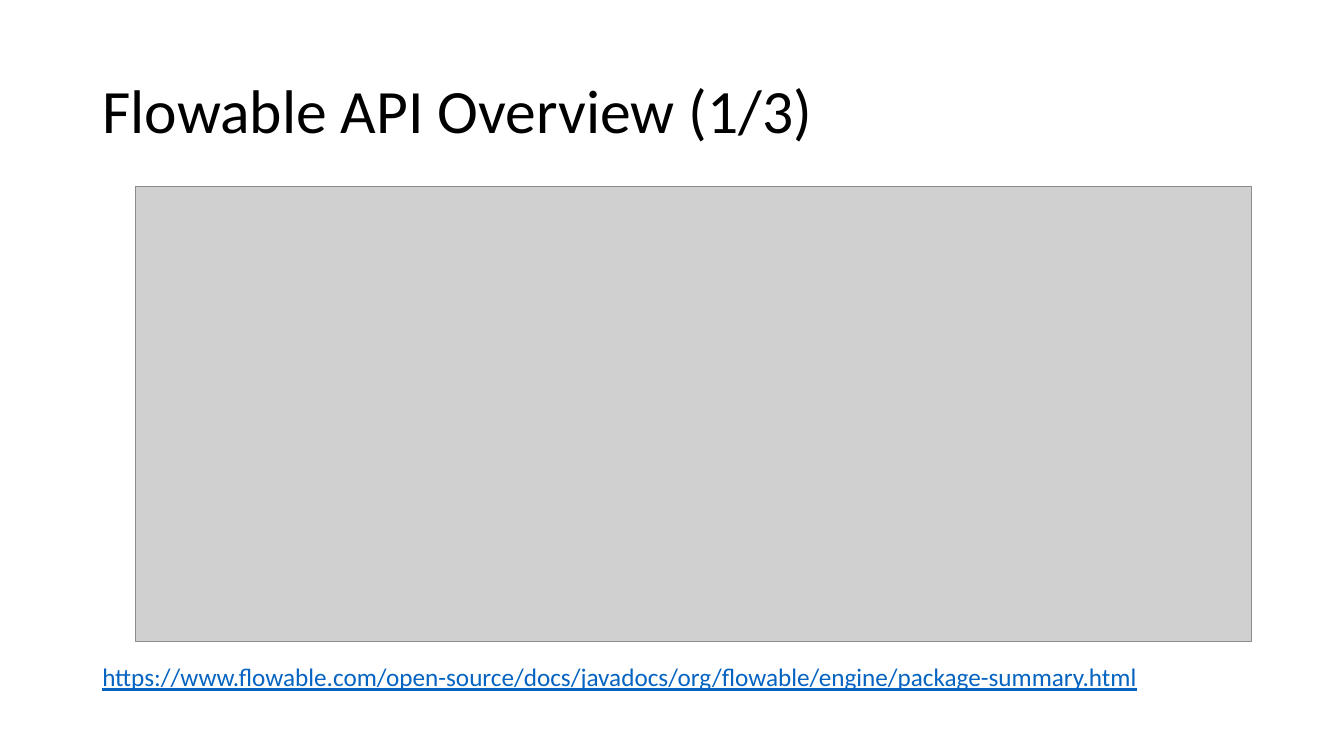
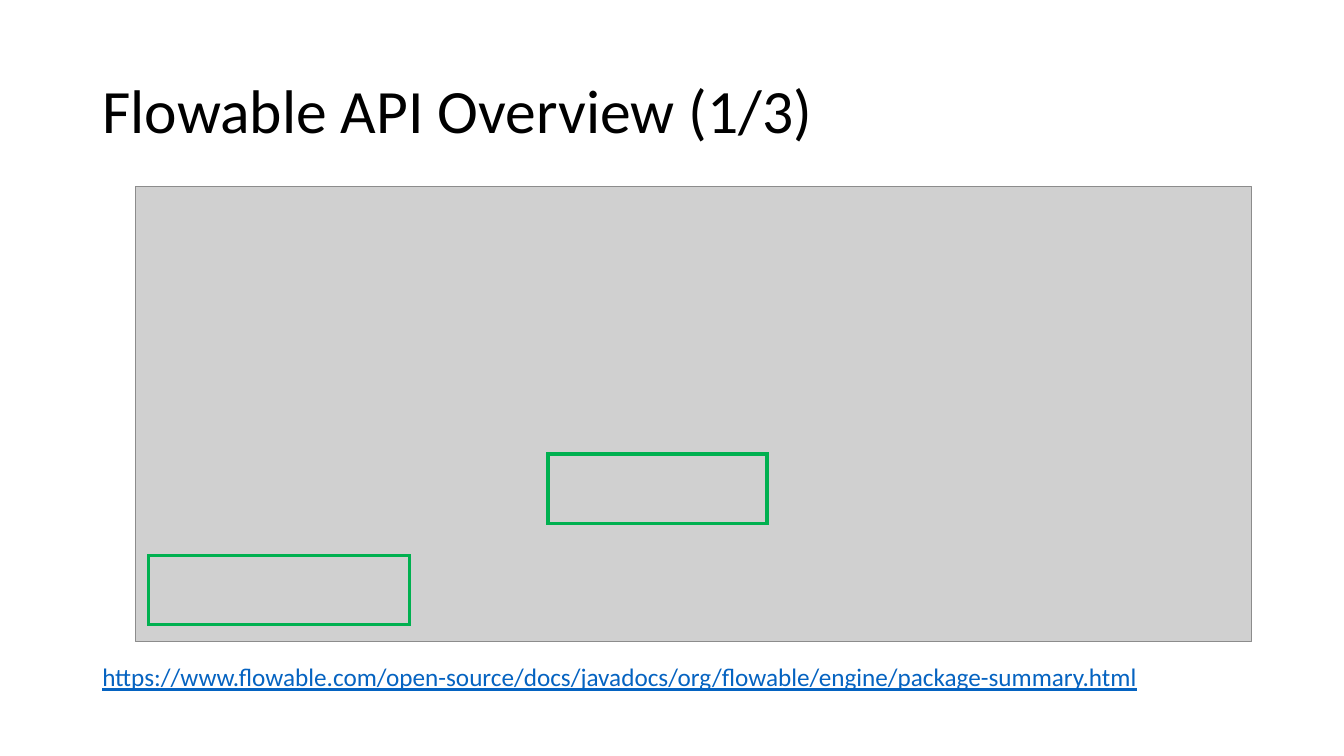
Before and after one commit to nkilchenmann/niks-flowable-demo, a slide deck: slide 3 of flowable-demo/src/main/resources/devsupport/Flowable_Demo.pptx. Drawn at 1344x756 pixels with LibreOffice and Linux fonts; fonts in the diff are those of the drawing; grey boxes stand for pictures. Boxes give left, top, right and bottom in pixels: in the first picture for what was removed or moved away, otherwise in the second. Text is boxed around its words. In the diff, an @@ line names an element or a change of style, - is before the commit and + after.

```diff
--- a/flowable-demo/src/main/resources/devsupport/Flowable_Demo.pptx
+++ b/flowable-demo/src/main/resources/devsupport/Flowable_Demo.pptx
@@ rectangle added at (548,454,767,523), outline #00B050 2.25 pt @@
@@ rectangle added at (149,556,409,625), outline #00B050 2.25 pt @@
```
Also in this commit, not shown: 2 other slides changed, 2 other files.
